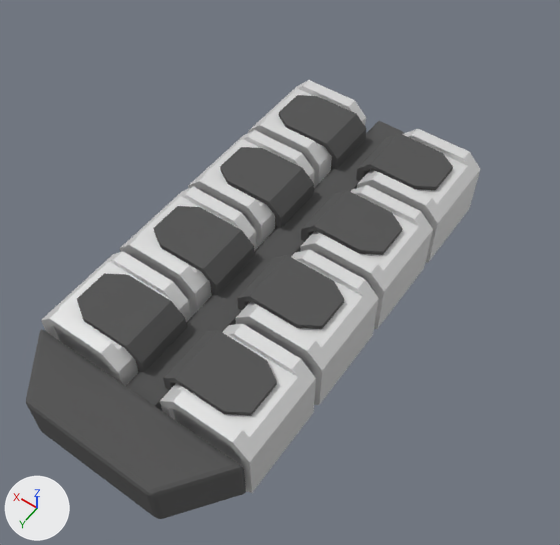
Two versions of the Blender file models/freighter01.blend, one commit apart.
Camera for both pictures: a 50 mm camera at (-6.14, 9.82, 12.95) aimed at (-0.08, 1.34, -0.38). Arrows for +X, +Y and +Z are at lower left; the lights stay in place.

Objects in the first picture: 'Bow', 'Clamp', 'Container', 'Cube'.
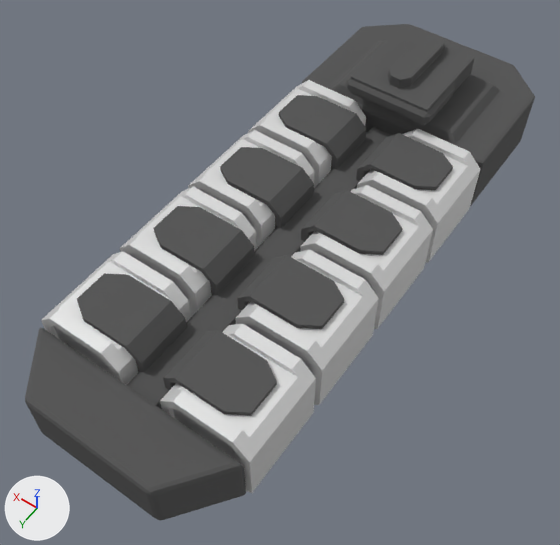
Commit message: modell freighter

Location of each change, [x1, y1, x2, y2] in pixels of the pictures (560 x 545 px):
'Bow', rescaled
    before: [26, 329, 246, 519]
    after: [25, 327, 246, 520]
'Cube.003', added
    after: [302, 24, 535, 205]
'Cube.005', added
    after: [346, 26, 475, 126]

What the commit changed:
Mesh me_cube_008 is new.
It has 70 vertices, 64 faces and spans x -1.1..1.1, y -1.0..1.08, z -1.0..2.07.
It uses material mat_hullmaterial (dark grey #565656).
Mesh me_cube_007 is new.
It has 50 vertices, 48 faces and spans x -1.0..1.0, y -2.69..1.0, z -1.0..1.65.
It uses material mat_hullmaterial (dark grey #565656).
Object 'Bow' (ob_bow) is rescaled from (1.0, 1.0, 1.0) to (1.0, 1.0, 1.12).
Object 'Cube.005' (ob_cube_005) is new; it shows me_cube_008.
Its location is (0.0, -4.22, 1.42).
Its scale is (1.0, 1.26, 0.232).
It gains a BEVEL modifier named 'Bevel'.
Modifier setting: segments = 3.
Modifier setting: limit_method = 'NONE'.
Object 'Cube.003' (ob_cube_003) is new; it shows me_cube_007.
Its location is (0.0, -4.13, 0.0).
Its scale is (2.48, 1.0, 0.729).
It gains a BEVEL modifier named 'Bevel'.
Modifier setting: segments = 3.
Modifier setting: limit_method = 'NONE'.
